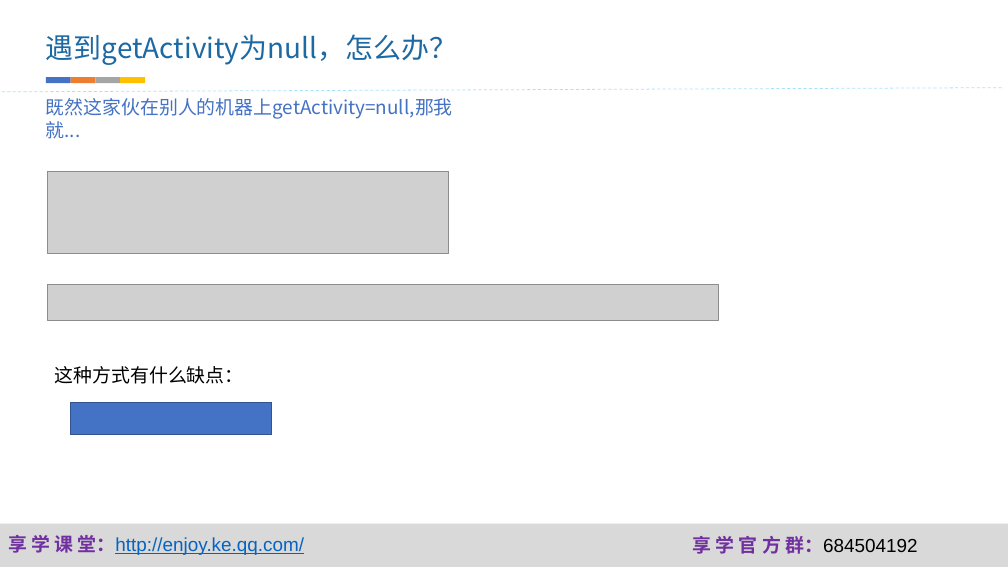
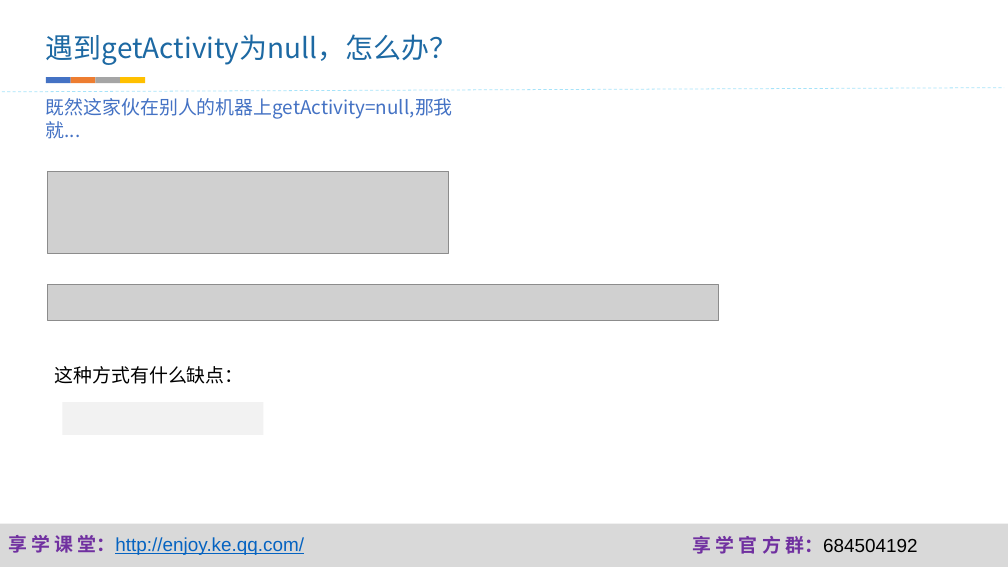
Before and after one commit to fanzhangvip/xiangxue, a slide deck: slide 9 of pre/Android Fragment爬坑记.pptx. Drawn at 1008x567 pixels with LibreOffice and Linux fonts; fonts in the diff are those of the drawing; grey boxes stand for pictures; background and template pictures are left out. Boxes give left, top, right and bottom in pixels: in the first picture for what was removed or moved away, otherwise in the second. Text is boxed around its words. In the diff, an @@ line names an element or a change of style, - is before the commit and + after.

```diff
--- a/pre/Android Fragment爬坑记.pptx
+++ b/pre/Android Fragment爬坑记.pptx
@@ rectangle moved from (x1=70, y1=402, x2=271, y2=435) to (x1=63, y1=402, x2=264, y2=435) @@
@@ rectangle at (x1=63, y1=402, x2=264, y2=435): fill #4472C4 to #F2F2F2; outline #325491 1 pt to none @@
```
Also in this commit, not shown: 7 other slides changed, 10 slides added, 12 other files.
